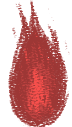
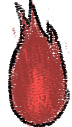
Layers edited between the first and the second (72, 127) image:
added layer "Layer 4" above "Layer 3" over [8,0,71,127]
